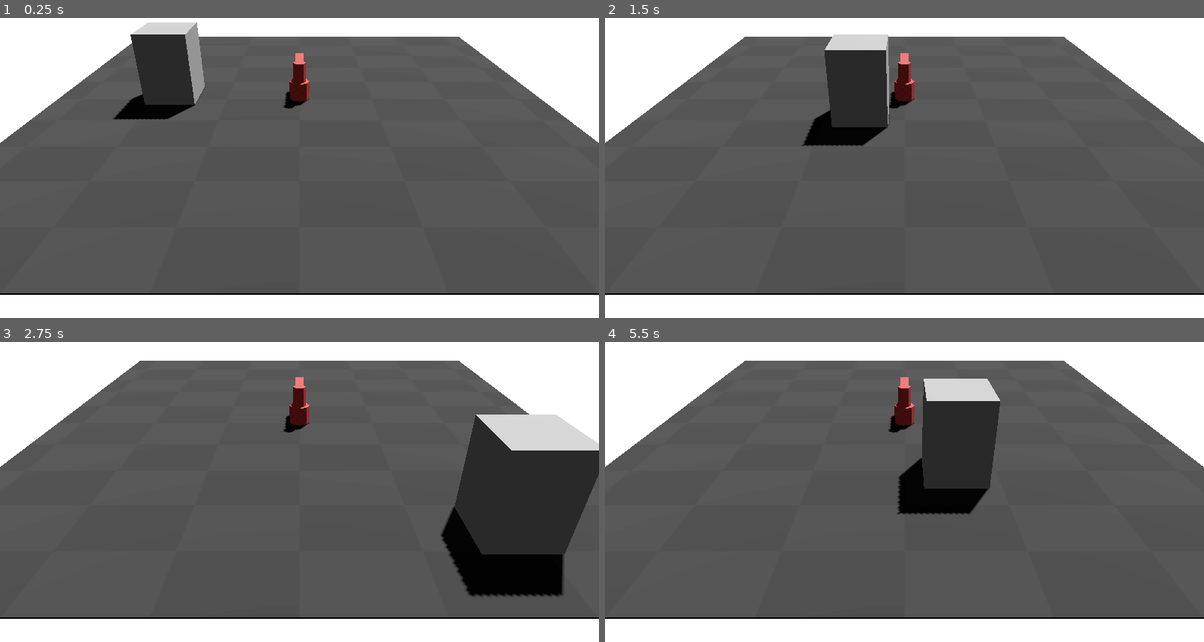
Above: before the commit, frames 1-4 (two rows, left to right).
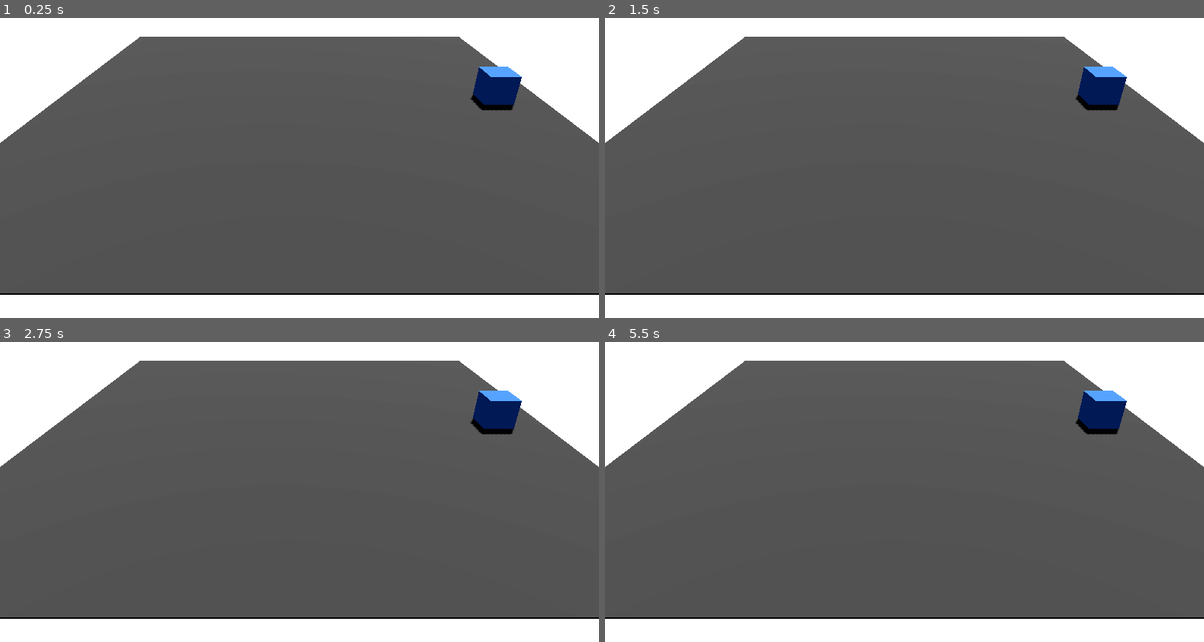
Above: after the commit, the same moments.

Repository: jardelguim/tower-defense
Game: Godot game, scene res://scenes/main.tscn
Same seed, same stepped clock (60 frames per second), same inputs: the game is played once before the commit and once after it.
Inputs:
- Up to frame 1 (0.25 s): no input
- Up to frame 2 (1.5 s): tap Enter at 0.5 s; hold Right (ui_right) 0.53-1.28 s; tap Space at 1.25 s; hold Down (ui_down) from 1.28 s (still down)
- Up to frame 3 (2.75 s): release Down (ui_down) at 2.03 s; hold Right (ui_right) from 2.03 s (still down)
- Up to frame 4 (5.5 s): release Right (ui_right) at 2.78 s; hold Up (ui_up) 2.78-3.53 s; hold Left (ui_left) 3.53-5.03 s; tap Enter at 4.25 s; tap Space at 5 s; hold Down (ui_down) from 5.03 s (still down)

The runs differ from the first frame. In frame 1, 4.9% of the frame differs, in the area x 18-88%, y 1-34%; in frame 2, 5.4%; in frame 3, 13%, in the area x 47-100%, y 11-85%; in frame 4, 7.3%.

Commit message:
initial scaffold

Diff:
--- a/project.godot
+++ b/project.godot
@@ -15,6 +15,15 @@
 config/features=PackedStringArray("4.6", "Mobile")
 config/icon="res://icon.svg"
 
+[filesystem]
+
+import/blender/enabled=false
+
+[autoload]
+
+EventBus="*res://src/autoloads/EventBus.gd"
+GameManager="*res://src/autoloads/GameManager.gd"
+
 [physics]
 
 3d/physics_engine="Jolt Physics"
--- a/scenes/bullet.tscn
+++ /dev/null
@@ -1,10 +0,0 @@
-[gd_scene format=3 uid="uid://36ymxub3yso8"]
-
-[sub_resource type="SphereShape3D" id="SphereShape3D_h1aey"]
-
-[node name="Bullet" type="RigidBody3D" unique_id=1542996605]
-
-[node name="CSGSphere3D" type="CSGSphere3D" parent="." unique_id=1497075554]
-
-[node name="CollisionShape3D" type="CollisionShape3D" parent="." unique_id=304221940]
-shape = SubResource("SphereShape3D_h1aey")
--- /dev/null
+++ b/scenes/entities/base.tscn
@@ -0,0 +1,18 @@
+[gd_scene format=3]
+
+[ext_resource type="Script" path="res://src/entities/base.gd" id="1_base"]
+
+[sub_resource type="BoxMesh" id="mesh_base"]
+size = Vector3(3.0, 3.0, 3.0)
+
+[sub_resource type="StandardMaterial3D" id="mat_base"]
+albedo_color = Color(0.2, 0.4, 0.9, 1)
+
+[node name="Base" type="Node3D"]
+script = ExtResource("1_base")
+max_health = 100
+
+[node name="MeshInstance3D" type="MeshInstance3D" parent="."]
+transform = Transform3D(1, 0, 0, 0, 1, 0, 0, 0, 1, 0, 1.5, 0)
+mesh = SubResource("mesh_base")
+surface_material_override/0 = SubResource("mat_base")
--- /dev/null
+++ b/scenes/entities/bullet.tscn
@@ -0,0 +1,20 @@
+[gd_scene format=3]
+
+[ext_resource type="Script" path="res://src/entities/bullet.gd" id="1_bullet"]
+
+[sub_resource type="SphereMesh" id="mesh_bullet"]
+radius = 0.15
+height = 0.3
+
+[sub_resource type="StandardMaterial3D" id="mat_bullet"]
+albedo_color = Color(1.0, 0.9, 0.1, 1)
+emission_enabled = true
+emission = Color(1.0, 0.9, 0.1, 1)
+emission_energy_multiplier = 2.0
+
+[node name="Bullet" type="Node3D"]
+script = ExtResource("1_bullet")
+
+[node name="MeshInstance3D" type="MeshInstance3D" parent="."]
+mesh = SubResource("mesh_bullet")
+surface_material_override/0 = SubResource("mat_bullet")
--- /dev/null
+++ b/scenes/entities/enemy.tscn
@@ -0,0 +1,17 @@
+[gd_scene format=3]
+
+[ext_resource type="Script" path="res://src/entities/enemy.gd" id="1_enemy"]
+
+[sub_resource type="BoxMesh" id="mesh_enemy"]
+size = Vector3(1.0, 2.0, 1.0)
+
+[sub_resource type="StandardMaterial3D" id="mat_enemy"]
+albedo_color = Color(0.8, 0.2, 0.2, 1)
+
+[node name="Enemy" type="Node3D"]
+script = ExtResource("1_enemy")
+
+[node name="MeshInstance3D" type="MeshInstance3D" parent="."]
+transform = Transform3D(1, 0, 0, 0, 1, 0, 0, 0, 1, 0, 1.0, 0)
+mesh = SubResource("mesh_enemy")
+surface_material_override/0 = SubResource("mat_enemy")
--- /dev/null
+++ b/scenes/entities/tower.tscn
@@ -0,0 +1,43 @@
+[gd_scene format=3]
+
+[ext_resource type="Script" path="res://src/entities/tower.gd" id="1_tower"]
+[ext_resource type="ArrayMesh" uid="uid://bg60x2ko2mj10" path="res://assets/models/tower.obj" id="2_mesh"]
+[ext_resource type="Texture2D" uid="uid://ckjpccm75bww7" path="res://assets/checkboard.png" id="3_tex"]
+
+[sub_resource type="StandardMaterial3D" id="mat_tower"]
+albedo_color = Color(0.7411765, 0.3019608, 0.3019608, 1)
+albedo_texture = ExtResource("3_tex")
+uv1_scale = Vector3(10, 10, 10)
+
+[sub_resource type="CapsuleShape3D" id="shape_body"]
+radius = 1.0
+height = 4.03125
+
+[sub_resource type="SphereShape3D" id="shape_range"]
+radius = 15.0
+
+[node name="Tower" type="StaticBody3D"]
+script = ExtResource("1_tower")
+
+[node name="Model" type="MeshInstance3D" parent="."]
+transform = Transform3D(-1, 0, -8.742278e-08, 0, 1, 0, 8.742278e-08, 0, -1, 0, 0, 0)
+mesh = ExtResource("2_mesh")
+surface_material_override/0 = SubResource("mat_tower")
+
+[node name="CollisionShape3D" type="CollisionShape3D" parent="."]
+transform = Transform3D(1, 0, 0, 0, 1, 0, 0, 0, 1, 0, 2.015625, 0)
+shape = SubResource("shape_body")
+
+[node name="FirePoint" type="Marker3D" parent="."]
+transform = Transform3D(1, 0, 0, 0, 1, 0, 0, 0, 1, 0, 3.5, 0)
+
+[node name="AttackTimer" type="Timer" parent="."]
+wait_time = 1.0
+one_shot = false
+autostart = false
+
+[node name="RangeArea" type="Area3D" parent="."]
+
+[node name="RangeCollision" type="CollisionShape3D" parent="RangeArea"]
+unique_name_in_owner = true
+shape = SubResource("shape_range")
--- a/scenes/floor.tscn
+++ /dev/null
@@ -1,23 +0,0 @@
-[gd_scene format=3 uid="uid://djs2de8drk3yg"]
-
-[ext_resource type="Texture2D" uid="uid://ckjpccm75bww7" path="res://assets/checkboard.png" id="1_ukw5w"]
-
-[sub_resource type="StandardMaterial3D" id="StandardMaterial3D_kuqtn"]
-albedo_color = Color(0.21950102, 0.21950102, 0.21950102, 1)
-albedo_texture = ExtResource("1_ukw5w")
-uv1_scale = Vector3(10, 10, 10)
-
-[sub_resource type="BoxMesh" id="BoxMesh_whr1e"]
-material = SubResource("StandardMaterial3D_kuqtn")
-size = Vector3(50, 0.1, 50)
-
-[sub_resource type="BoxShape3D" id="BoxShape3D_3lc0u"]
-size = Vector3(50, 0.1, 50)
-
-[node name="Floor" type="StaticBody3D" unique_id=1993558677]
-
-[node name="MeshInstance3D" type="MeshInstance3D" parent="." unique_id=407627477]
-mesh = SubResource("BoxMesh_whr1e")
-
-[node name="CollisionShape3D" type="CollisionShape3D" parent="." unique_id=635888226]
-shape = SubResource("BoxShape3D_3lc0u")
--- a/scenes/level_scene.tscn
+++ /dev/null
@@ -1,7 +0,0 @@
-[gd_scene format=3 uid="uid://bjhiwt813yu41"]
-
-[ext_resource type="PackedScene" uid="uid://dq8jtkkcffmqx" path="res://assets/New Folder/level.blend" id="1_386oa"]
-
-[node name="LevelScene" type="Node3D" unique_id=326714435]
-
-[node name="level" parent="." unique_id=1845020818 instance=ExtResource("1_386oa")]
--- /dev/null
+++ b/scenes/levels/level_01.tscn
@@ -0,0 +1,30 @@
+[gd_scene format=3]
+
+[sub_resource type="Curve3D" id="path_curve"]
+_data = {
+"points": PackedVector3Array(-20.0, 0.0, 0.0, 0.0, 0.0, 0.0, -20.0, 0.0, 0.0, 0.0, 0.0, 0.0, 0.0, 0.0, 0.0, 0.0, 0.0, 0.0, 0.0, 0.0, 0.0, 20.0, 0.0, 0.0, 0.0, 0.0, 0.0),
+"tilt": PackedFloat32Array(0.0, 0.0, 0.0)
+}
+
+[sub_resource type="StandardMaterial3D" id="mat_floor"]
+albedo_color = Color(0.21, 0.21, 0.21, 1)
+
+[sub_resource type="BoxMesh" id="mesh_floor"]
+material = SubResource("mat_floor")
+size = Vector3(50, 0.1, 50)
+
+[sub_resource type="BoxShape3D" id="shape_floor"]
+size = Vector3(50, 0.1, 50)
+
+[node name="Level01" type="Node3D"]
+
+[node name="Path" type="Path3D" parent="."]
+curve = SubResource("path_curve")
+
+[node name="Floor" type="StaticBody3D" parent="."]
+
+[node name="MeshInstance3D" type="MeshInstance3D" parent="Floor"]
+mesh = SubResource("mesh_floor")
+
+[node name="CollisionShape3D" type="CollisionShape3D" parent="Floor"]
+shape = SubResource("shape_floor")
--- a/scenes/main.tscn
+++ b/scenes/main.tscn
@@ -1,38 +1,49 @@
 [gd_scene format=3 uid="uid://66qmexouhev0"]
 
-[ext_resource type="PackedScene" uid="uid://jki2xqwjxxhm" path="res://scenes/tower.tscn" id="2_0wfyh"]
-[ext_resource type="PackedScene" uid="uid://2ukfjl52jcym" path="res://scenes/mob.tscn" id="2_sugp2"]
-[ext_resource type="PackedScene" uid="uid://djs2de8drk3yg" path="res://scenes/floor.tscn" id="3_jyhfs"]
+[ext_resource type="PackedScene" path="res://scenes/levels/level_01.tscn" id="1_level"]
+[ext_resource type="PackedScene" path="res://scenes/entities/base.tscn" id="2_base"]
+[ext_resource type="PackedScene" path="res://scenes/ui/hud.tscn" id="3_hud"]
+[ext_resource type="Script" uid="uid://c1pjrst1gj482" path="res://src/managers/WaveManager.gd" id="4_wave"]
+[ext_resource type="Script" uid="uid://cqw8s1v7ho3wu" path="res://src/managers/InputManager.gd" id="5_input"]
 
-[sub_resource type="ProceduralSkyMaterial" id="ProceduralSkyMaterial_sugp2"]
+[sub_resource type="ProceduralSkyMaterial" id="sky_mat"]
 sky_horizon_color = Color(0.66224277, 0.6717428, 0.6867428, 1)
 ground_horizon_color = Color(0.66224277, 0.6717428, 0.6867428, 1)
 
-[sub_resource type="Sky" id="Sky_jyhfs"]
-sky_material = SubResource("ProceduralSkyMaterial_sugp2")
+[sub_resource type="Sky" id="sky"]
+sky_material = SubResource("sky_mat")
 
-[sub_resource type="Environment" id="Environment_tbgi4"]
-sky = SubResource("Sky_jyhfs")
+[sub_resource type="Environment" id="env"]
+sky = SubResource("sky")
 tonemap_mode = 2
 glow_enabled = true
 
-[node name="Main" type="Node3D" unique_id=1263791665]
+[node name="Main" type="Node3D" unique_id=1229005855]
 
-[node name="WorldEnvironment" type="WorldEnvironment" parent="." unique_id=1433096209]
-environment = SubResource("Environment_tbgi4")
+[node name="WorldEnvironment" type="WorldEnvironment" parent="." unique_id=468334847]
+environment = SubResource("env")
 
-[node name="DirectionalLight3D" type="DirectionalLight3D" parent="." unique_id=250624451]
+[node name="DirectionalLight3D" type="DirectionalLight3D" parent="." unique_id=1841265255]
 transform = Transform3D(-0.8660254, -0.43301278, 0.25, 0, 0.49999997, 0.86602545, -0.50000006, 0.75, -0.43301266, 0, 0, 0)
 shadow_enabled = true
 
-[node name="MainCamera" type="Camera3D" parent="." unique_id=1308806152]
+[node name="MainCamera" type="Camera3D" parent="." unique_id=1912780336]
 transform = Transform3D(1, 0, 0, 0, 0.8660254, 0.5, 0, -0.5, 0.8660254, 0, 16.506235, 39.055573)
 fov = 45.0
 
-[node name="Tower" parent="." unique_id=733665471 instance=ExtResource("2_0wfyh")]
-transform = Transform3D(1, 0, 0, 0, 1, 0, 0, 0, 1, 0, 0.20000002, 0)
+[node name="Level" parent="." unique_id=1629910397 instance=ExtResource("1_level")]
 
-[node name="Mob" parent="." unique_id=85273282 instance=ExtResource("2_sugp2")]
-transform = Transform3D(1, 0, 0, 0, 1, 0, 0, 0, 1, -13, 0, -1)
+[node name="EnemyContainer" type="Node3D" parent="." unique_id=1599838029]
 
-[node name="Floor" parent="." unique_id=1993558677 instance=ExtResource("3_jyhfs")]
+[node name="TowerContainer" type="Node3D" parent="." unique_id=746048563]
+
+[node name="Base" parent="." unique_id=900368601 instance=ExtResource("2_base")]
+transform = Transform3D(1, 0, 0, 0, 1, 0, 0, 0, 1, 20, 0, 0)
+
+[node name="WaveManager" type="Node" parent="." unique_id=1297066725]
+script = ExtResource("4_wave")
+
+[node name="InputManager" type="Node" parent="." unique_id=2100827919]
+script = ExtResource("5_input")
+
+[node name="UI" parent="." unique_id=493436237 instance=ExtResource("3_hud")]
--- a/scenes/mob.tscn
+++ /dev/null
@@ -1,20 +0,0 @@
-[gd_scene format=3 uid="uid://2ukfjl52jcym"]
-
-[ext_resource type="Script" uid="uid://cn5evly77ant2" path="res://src/mob.gd" id="1_4are2"]
-
-[sub_resource type="BoxShape3D" id="BoxShape3D_rlwmu"]
-size = Vector3(6, 8, 6)
-
-[sub_resource type="BoxMesh" id="BoxMesh_4are2"]
-size = Vector3(5, 7, 5)
-
-[node name="Mob" type="CharacterBody3D" unique_id=85273282]
-script = ExtResource("1_4are2")
-
-[node name="CollisionShape3D" type="CollisionShape3D" parent="." unique_id=1806086050]
-transform = Transform3D(1, 0, 0, 0, 1, 0, 0, 0, 1, 0, 4, 0)
-shape = SubResource("BoxShape3D_rlwmu")
-
-[node name="MeshInstance3D" type="MeshInstance3D" parent="." unique_id=1271214287]
-transform = Transform3D(1, 0, 0, 0, 1, 0, 0, 0, 1, 0, 3.5, 0)
-mesh = SubResource("BoxMesh_4are2")
--- a/scenes/tower.tscn
+++ /dev/null
@@ -1,39 +0,0 @@
-[gd_scene format=3 uid="uid://jki2xqwjxxhm"]
-
-[ext_resource type="Script" uid="uid://d3t7puxlao6eq" path="res://src/tower.gd" id="1_ay4al"]
-[ext_resource type="ArrayMesh" uid="uid://bg60x2ko2mj10" path="res://assets/models/tower.obj" id="2_ktxwe"]
-[ext_resource type="Texture2D" uid="uid://ckjpccm75bww7" path="res://assets/checkboard.png" id="3_qrbg1"]
-
-[sub_resource type="StandardMaterial3D" id="StandardMaterial3D_jfguu"]
-albedo_color = Color(0.7411765, 0.3019608, 0.3019608, 1)
-albedo_texture = ExtResource("3_qrbg1")
-uv1_scale = Vector3(10, 10, 10)
-
-[sub_resource type="CapsuleShape3D" id="CapsuleShape3D_2x682"]
-radius = 1.0
-height = 4.03125
-
-[sub_resource type="SphereShape3D" id="SphereShape3D_ktxwe"]
-radius = 15.0
-
-[node name="Tower" type="StaticBody3D" unique_id=733665471]
-script = ExtResource("1_ay4al")
-detection_range = 25.0
-
-[node name="Model" type="MeshInstance3D" parent="." unique_id=1480325377]
-transform = Transform3D(-1, 0, -8.742278e-08, 0, 1, 0, 8.742278e-08, 0, -1, 0, 0, 0)
-mesh = ExtResource("2_ktxwe")
-surface_material_override/0 = SubResource("StandardMaterial3D_jfguu")
-
-[node name="CollisionShape3D" type="CollisionShape3D" parent="." unique_id=2568420]
-transform = Transform3D(1, 0, 0, 0, 1, 0, 0, 0, 1, 0, 2.015625, 0)
-shape = SubResource("CapsuleShape3D_2x682")
-
-[node name="Marker3D" type="Marker3D" parent="." unique_id=1604080392]
-transform = Transform3D(1, 0, 0, 0, 1, 0, 0, 0, 1, 0, 3, 3)
-
-[node name="RangeArea" type="Area3D" parent="." unique_id=1175565705]
-
-[node name="RangeCollision" type="CollisionShape3D" parent="RangeArea" unique_id=306687578]
-unique_name_in_owner = true
-shape = SubResource("SphereShape3D_ktxwe")
--- /dev/null
+++ b/scenes/ui/hud.tscn
@@ -0,0 +1,19 @@
+[gd_scene format=3]
+
+[ext_resource type="Script" path="res://src/ui/hud.gd" id="1_hud"]
+
+[node name="HUD" type="CanvasLayer"]
+script = ExtResource("1_hud")
+
+[node name="VBoxContainer" type="VBoxContainer" parent="."]
+offset_right = 200.0
+offset_bottom = 80.0
+
+[node name="HealthLabel" type="Label" parent="VBoxContainer"]
+text = "Health: 100 / 100"
+
+[node name="GoldLabel" type="Label" parent="VBoxContainer"]
+text = "Gold: 100"
+
+[node name="WaveLabel" type="Label" parent="VBoxContainer"]
+text = "Wave: -"
--- a/src/InputManager.gd
+++ /dev/null
@@ -1,4 +0,0 @@
-extends Node
-
-func _physics_process(delta: float) -> void:
-	pass
--- /dev/null
+++ b/src/autoloads/EventBus.gd
@@ -0,0 +1,24 @@
+extends Node
+
+signal game_started()
+signal game_paused()
+signal game_resumed()
+signal game_ended(victory: bool)
+signal gold_changed(gold: int)
+
+signal wave_started(wave_number: int)
+signal wave_ended(wave_number: int)
+signal wave_will_spawn(data: Resource)
+
+signal enemy_spawned(enemy: Node)
+signal enemy_died(enemy: Node)
+signal enemy_damaged(enemy: Node, damage: float)
+signal enemy_attacked(enemy: Node, target: Node)
+signal enemy_reached_end(enemy: Node)
+
+signal tower_placed(tower: Node)
+signal tower_aimed(tower: Node, target: Node)
+signal tower_fired(tower: Node, target: Node)
+
+signal base_health_changed(current: int, maximum: int)
+signal base_destroyed()
--- /dev/null
+++ b/src/autoloads/GameManager.gd
@@ -0,0 +1,24 @@
+extends Node
+
+enum State { MENU, PREPARING, PLAYING, PAUSED, GAME_OVER }
+
+var state: State = State.MENU
+var gold: int = 100
+
+func start_game() -> void:
+	pass
+
+func pause() -> void:
+	pass
+
+func resume() -> void:
+	pass
+
+func end_game(victory: bool) -> void:
+	pass
+
+func add_gold(amount: int) -> void:
+	pass
+
+func spend_gold(amount: int) -> bool:
+	return false
--- /dev/null
+++ b/src/entities/base.gd
@@ -0,0 +1,11 @@
+class_name Base extends Node3D
+
+@export var max_health: int = 100
+
+var current_health: int = 0
+
+func _ready() -> void:
+	current_health = max_health
+
+func take_damage(_amount: int) -> void:
+	pass
--- /dev/null
+++ b/src/entities/bullet.gd
@@ -0,0 +1,13 @@
+class_name Bullet extends Node3D
+
+@export var speed: float = 20.0
+
+var damage: float = 0.0
+var _target: Node3D = null
+
+func initialize(target: Node3D, damage_amount: float) -> void:
+	_target = target
+	damage = damage_amount
+
+func _process(_delta: float) -> void:
+	pass
--- /dev/null
+++ b/src/entities/enemy.gd
@@ -0,0 +1,20 @@
+class_name Enemy extends Node3D
+
+@export var data: EnemyData
+
+var health: float = 0.0
+var progress: float = 0.0
+
+var _path_follow: PathFollow3D = null
+
+func _ready() -> void:
+	pass
+
+func initialize(path_follow: PathFollow3D) -> void:
+	_path_follow = path_follow
+
+func _process(_delta: float) -> void:
+	pass
+
+func take_damage(_amount: float) -> void:
+	pass
--- /dev/null
+++ b/src/entities/tower.gd
@@ -0,0 +1,19 @@
+class_name Tower extends StaticBody3D
+
+@export var data: TowerData
+
+@onready var range_area: Area3D = $RangeArea
+@onready var attack_timer: Timer = $AttackTimer
+@onready var fire_point: Marker3D = $FirePoint
+
+func _ready() -> void:
+	pass
+
+func _process(_delta: float) -> void:
+	pass
+
+func _select_target() -> Node3D:
+	return null
+
+func _fire() -> void:
+	pass
--- /dev/null
+++ b/src/managers/InputManager.gd
@@ -0,0 +1,15 @@
+class_name InputManager extends Node
+
+@export var camera: Camera3D
+@export var tower_container: Node3D
+
+var selected_tower: TowerData = null
+
+func select_tower(data: TowerData) -> void:
+	selected_tower = data
+
+func cancel_placement() -> void:
+	selected_tower = null
+
+func _input(_event: InputEvent) -> void:
+	pass
--- /dev/null
+++ b/src/managers/WaveManager.gd
@@ -0,0 +1,12 @@
+class_name WaveManager extends Node
+
+@export var waves: Array[WaveData] = []
+@export var path: Path3D
+@export var enemy_container: Node3D
+
+var _current_wave: int = -1
+var _alive_enemies: int = 0
+var _spawn_left: int = 0
+
+func start_next_wave() -> void:
+	pass
--- a/src/mob.gd
+++ /dev/null
@@ -1,21 +0,0 @@
-extends CharacterBody3D
-
-const SPEED = 25.0
-
-func _physics_process(delta: float) -> void:
-	# Add the gravity.
-	if not is_on_floor():
-		velocity += get_gravity() * delta
-
-	# Get the input direction and handle the movement/deceleration.
-	# As good practice, you should replace UI actions with custom gameplay actions.
-	var input_dir := Input.get_vector("ui_left", "ui_right", "ui_up", "ui_down")
-	var direction := (transform.basis * Vector3(input_dir.x, 0, input_dir.y)).normalized()
-	if direction:
-		velocity.x = direction.x * SPEED
-		velocity.z = direction.z * SPEED
-	else:
-		velocity.x = move_toward(velocity.x, 0, SPEED)
-		velocity.z = move_toward(velocity.z, 0, SPEED)
-
-	move_and_slide()
--- /dev/null
+++ b/src/resources/EnemyData.gd
@@ -0,0 +1,8 @@
+class_name EnemyData extends Resource
+
+@export var display_name: String = "Basic Enemy"
+@export var max_health: float = 100.0
+@export var speed: float = 5.0
+@export var base_damage: int = 10
+@export var reward: int = 10
+@export var scene: PackedScene
--- /dev/null
+++ b/src/resources/SpawnGroup.gd
@@ -0,0 +1,5 @@
+class_name SpawnGroup extends Resource
+
+@export var enemy: EnemyData
+@export var count: int = 5
+@export var interval: float = 1.0
--- /dev/null
+++ b/src/resources/TowerData.gd
@@ -0,0 +1,10 @@
+class_name TowerData extends Resource
+
+@export var display_name: String = "Basic Tower"
+@export var damage: float = 10.0
+@export_range(5.0, 30.0) var range: float = 15.0
+@export var attack_speed: float = 1.0
+@export var cost: int = 50
+@export var scene: PackedScene
+@export var bullet_scene: PackedScene
+@export var icon: Texture2D
--- /dev/null
+++ b/src/resources/WaveData.gd
@@ -0,0 +1,4 @@
+class_name WaveData extends Resource
+
+@export var groups: Array[SpawnGroup] = []
+@export var group_interval: float = 3.0
--- a/src/tower.gd
+++ /dev/null
@@ -1,18 +0,0 @@
-extends StaticBody3D
-
-@onready var range_area: Area3D = $RangeArea
-@onready var model: MeshInstance3D = $Model
-@export_range(5.0 , 25.0) var detection_range
-
-# Called when the node enters the scene tree for the first time.
-func _ready() -> void:
-	%RangeCollision.shape.radius = detection_range
-
-func _process(delta: float) -> void:
-	var insiderange = range_area.get_overlapping_bodies()
-	if insiderange:
-		var target = insiderange[-1]
-		var pos2d = Vector2(global_position.x , global_position.z)
-		var target_pos2d = Vector2(target.global_position.x , target.global_position.z)
-		var direction = pos2d - target_pos2d
-		rotation.y = lerp_angle(rotation.y , atan2(direction.x , direction.y) , delta / 1)
--- /dev/null
+++ b/src/ui/hud.gd
@@ -0,0 +1,19 @@
+extends CanvasLayer
+
+@onready var health_label: Label = $VBoxContainer/HealthLabel
+@onready var gold_label: Label = $VBoxContainer/GoldLabel
+@onready var wave_label: Label = $VBoxContainer/WaveLabel
+
+func _ready() -> void:
+	EventBus.base_health_changed.connect(_on_health_changed)
+	EventBus.gold_changed.connect(_on_gold_changed)
+	EventBus.wave_started.connect(_on_wave_started)
+
+func _on_health_changed(_current: int, _maximum: int) -> void:
+	pass
+
+func _on_gold_changed(_gold: int) -> void:
+	pass
+
+func _on_wave_started(_number: int) -> void:
+	pass
Binary file added: referencia.png
Not shown, added: referencia.png.import
Not shown, removed: src/InputManager.gd.uid
Not shown, added: src/autoloads/EventBus.gd.uid
Not shown, added: src/autoloads/GameManager.gd.uid
Not shown, added: src/entities/base.gd.uid
Not shown, added: src/entities/bullet.gd.uid
Not shown, added: src/entities/enemy.gd.uid
Not shown, added: src/entities/tower.gd.uid
Not shown, added: src/managers/InputManager.gd.uid
Not shown, added: src/managers/WaveManager.gd.uid
Not shown, removed: src/mob.gd.uid
(and 6 more such lines)
